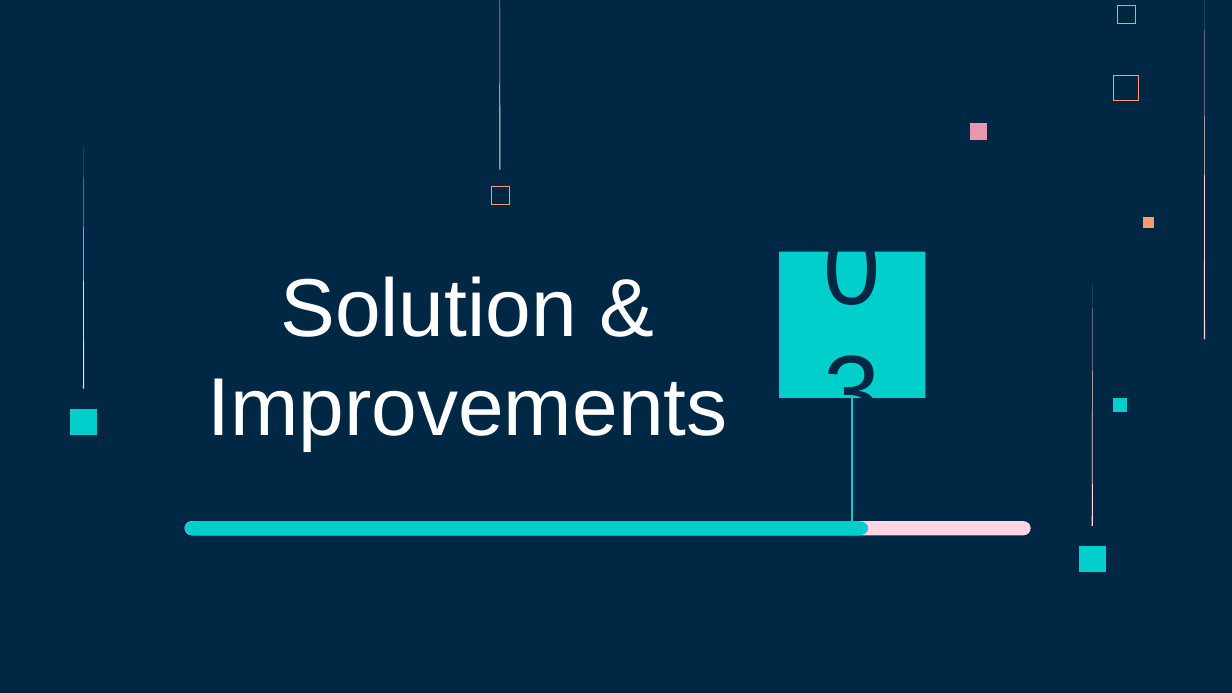
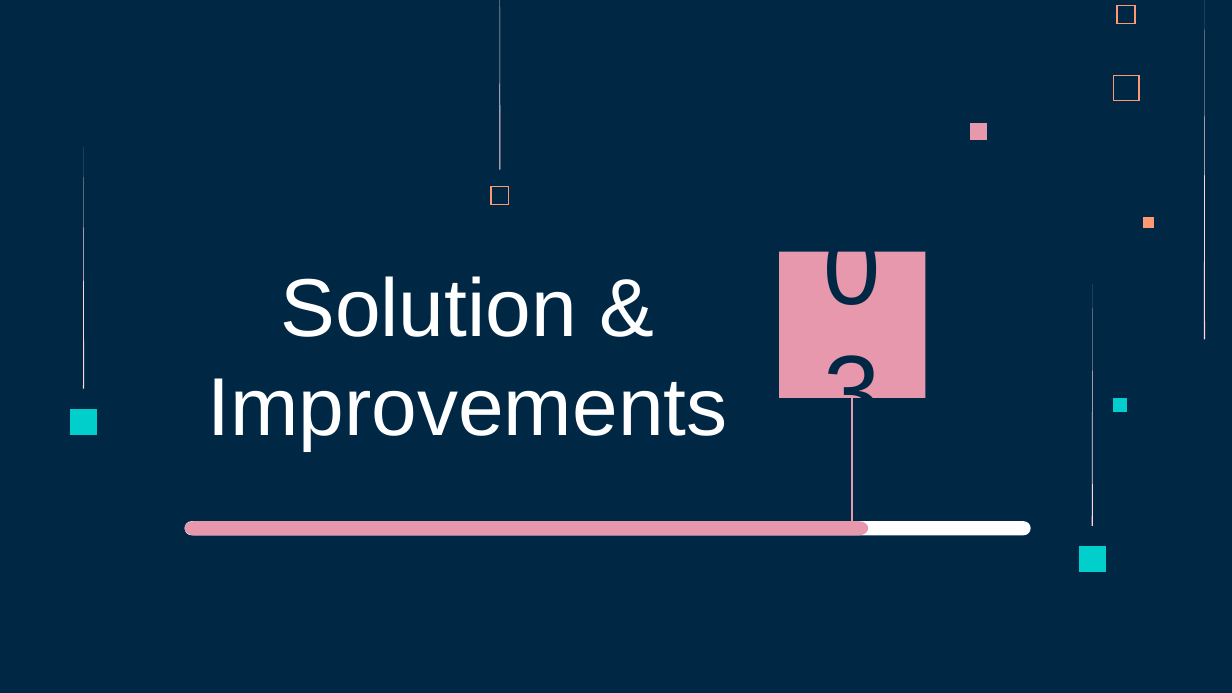
Before and after one commit to Jimbobaus/project, a slide deck: slide 17 of Presentation/draft_slides.pptx (slide 15 before the commit). Drawn at 1232x693 pixels with LibreOffice and Linux fonts; fonts in the diff are those of the drawing. Boxes give left, top, right and bottom in pixels: in the first picture for what was removed or moved away, otherwise in the second. Text is boxed around its words. In the diff, an @@ line names an element or a change of style, - is before the commit and + after.

```diff
--- a/Presentation/draft_slides.pptx
+++ b/Presentation/draft_slides.pptx
@@ rectangle at (x1=779, y1=251, x2=925, y2=398): fill #00CFCC to #E898AC @@
@@ line (853, 398) - (853, 530): stroke #00CFCC 1.5 pt to #E898AC 1.5 pt @@
@@ freeform shape at (x1=185, y1=521, x2=869, y2=535): fill #00CFCC to #E898AC @@
@@ freeform shape at (x1=185, y1=521, x2=1031, y2=535): fill #FFD6E1 to #FFFFFF @@
```
Also in this commit, not shown: 10 other slides changed, 12 slides added, 7 slides removed.
